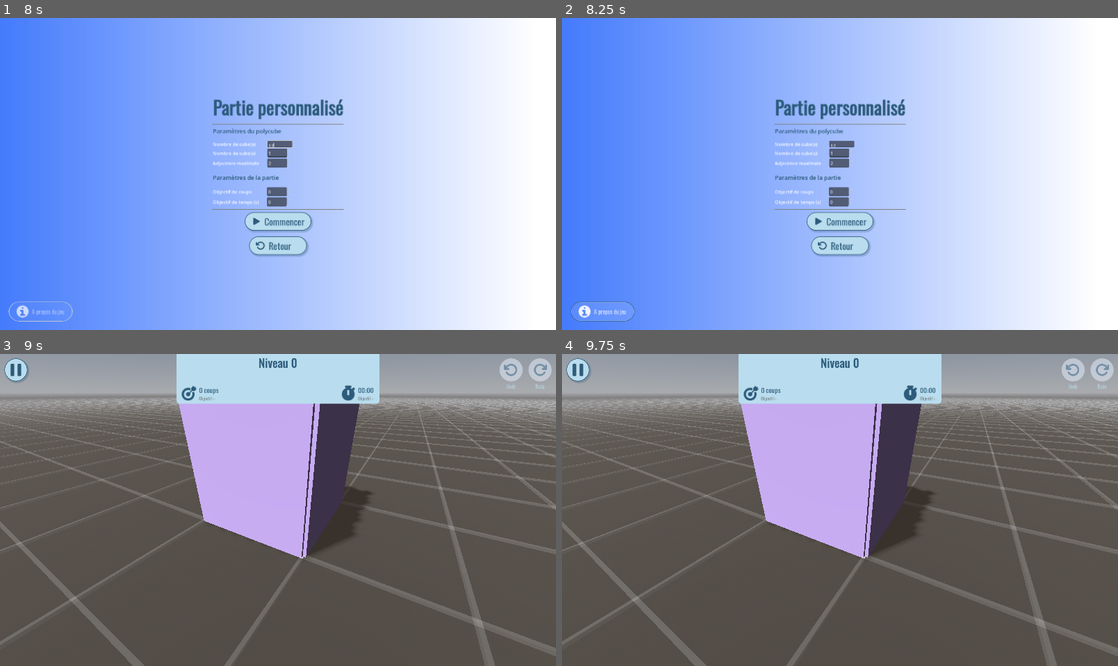
Above: before the commit, frames 1-4 (two rows, left to right).
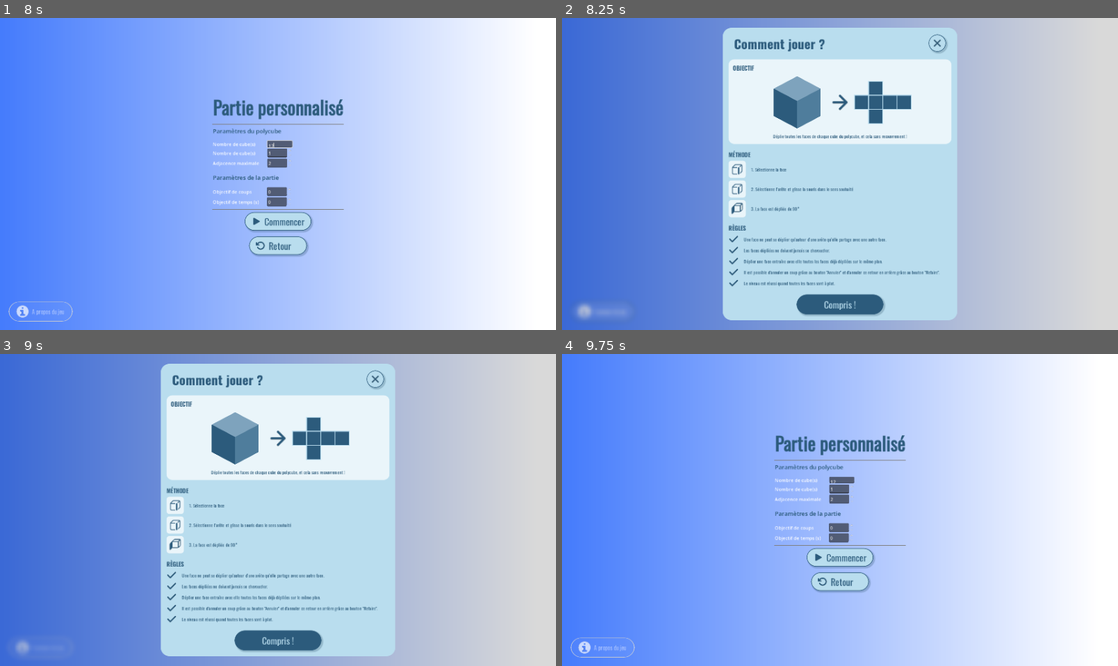
Above: after the commit, the same moments.

Repository: Turnute/PolyFold
Game: Godot game, scene res://scenes/interfaces/Menu.tscn
Same seed, same stepped clock (60 frames per second), same inputs: the game is played once before the commit and once after it.
Inputs (mouse positions are in pixels of both pictures, inside the frame that each line leads up to):
- Up to frame 1 (8 s): click "Jouer" at 0.5 s; click "Jouer" at 1.25 s; click "Crédits" at 2 s; click "Niveaux" at 2.75 s; click "Retour" at 3.5 s; click "Crédits" at 4.25 s; click "Retour" at 5 s; click "Jouer" at 5.75 s; click "Personnalisé" at 6.5 s; click (278, 142) at 7.27 s; type "12" at 7.35 s
- Up to frame 2 (8.25 s): click "A propos du jeu" at 8 s
- Up to frame 3 (9 s): click "Commencer" at 8.75 s
- Up to frame 4 (9.75 s): click (840, 641) at 9.5 s, where only the run after the commit has a clickable "Compris !"

Frame 1 is identical in both runs. In frame 2, 88% of the frame differs, in the area x 0-100%, y 0-100%; in frame 3, 97%; in frame 4, 98%.

Commit message:
Bug fixes

Diff:
--- a/polyfold/scenes/interfaces/Credits.tscn
+++ b/polyfold/scenes/interfaces/Credits.tscn
@@ -1,6 +1,6 @@
 [gd_scene format=3 uid="uid://ed68wp1468u7"]
 
-[ext_resource type="Script" uid="uid://dcf1hvgtq63hm" path="res://scripts/ui/Credit.gd" id="1_0x08i"]
+[ext_resource type="Script" uid="uid://dcf1hvgtq63hm" path="res://scripts/ui/Credits.gd" id="1_0x08i"]
 [ext_resource type="Shader" uid="uid://cgpjs6l2n1hqx" path="res://scenes/shaders/grid_background.gdshader" id="2_r2njd"]
 [ext_resource type="FontFile" uid="uid://bi2jok75ve7nd" path="res://assets/fonts/Oswald-VariableFont_wght.ttf" id="3_ugdtc"]
 [ext_resource type="Script" uid="uid://b3tel008fhgv6" path="res://scripts/ui/member_1.gd" id="4_5g4t3"]
@@ -42,7 +42,7 @@
 [sub_resource type="FontVariation" id="FontVariation_g7k5t"]
 base_font = ExtResource("3_ugdtc")
 
-[node name="Credit" type="Control" unique_id=1346635894]
+[node name="Credits" type="Control" unique_id=1346635894]
 layout_mode = 3
 anchors_preset = 15
 anchor_right = 1.0
--- a/polyfold/scenes/interfaces/GameParamCustom.tscn
+++ b/polyfold/scenes/interfaces/GameParamCustom.tscn
@@ -235,6 +235,7 @@
 text = "ABOUT"
 
 [connection signal="pressed" from="MarginContainer/VBoxContainer/StartButton" to="." method="_on_start_button_pressed"]
+[connection signal="pressed" from="MarginContainer/VBoxContainer/BackButton" to="." method="_on_back_button_pressed"]
 [connection signal="pressed" from="Footer/HBoxContainer/HelpButton" to="." method="_on_help_button_pressed"]
 
 [editable path="MarginContainer/VBoxContainer/StartButton"]
--- a/polyfold/scripts/ui/GameParamCustom.gd
+++ b/polyfold/scripts/ui/GameParamCustom.gd
@@ -36,3 +36,7 @@
 	elif event.is_action_pressed("window_fullscreen"):
 		Settings.set_fullscreen(!Settings.fullscreen)
 		get_viewport().set_input_as_handled()
+
+
+func _on_help_button_pressed() -> void:
+	MenuManager._display_help(self)
Renamed: polyfold/scripts/ui/credit.gd -> polyfold/scripts/ui/Credits.gd
Renamed: polyfold/scripts/ui/credit.gd.uid -> polyfold/scripts/ui/Credits.gd.uid
